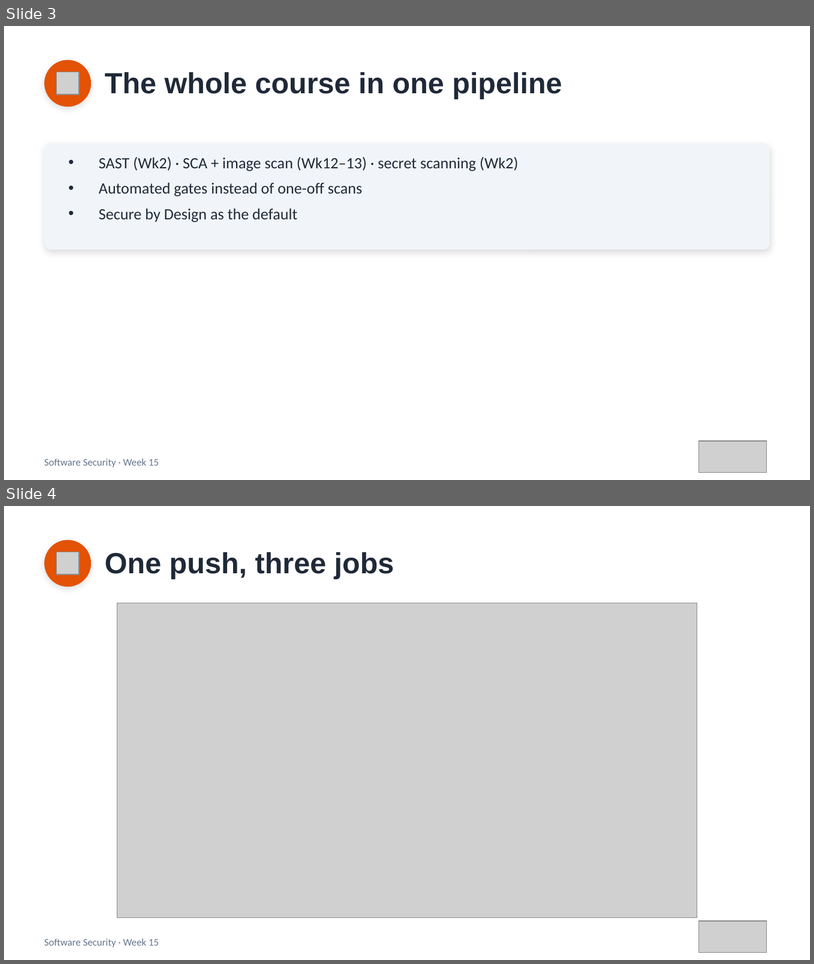
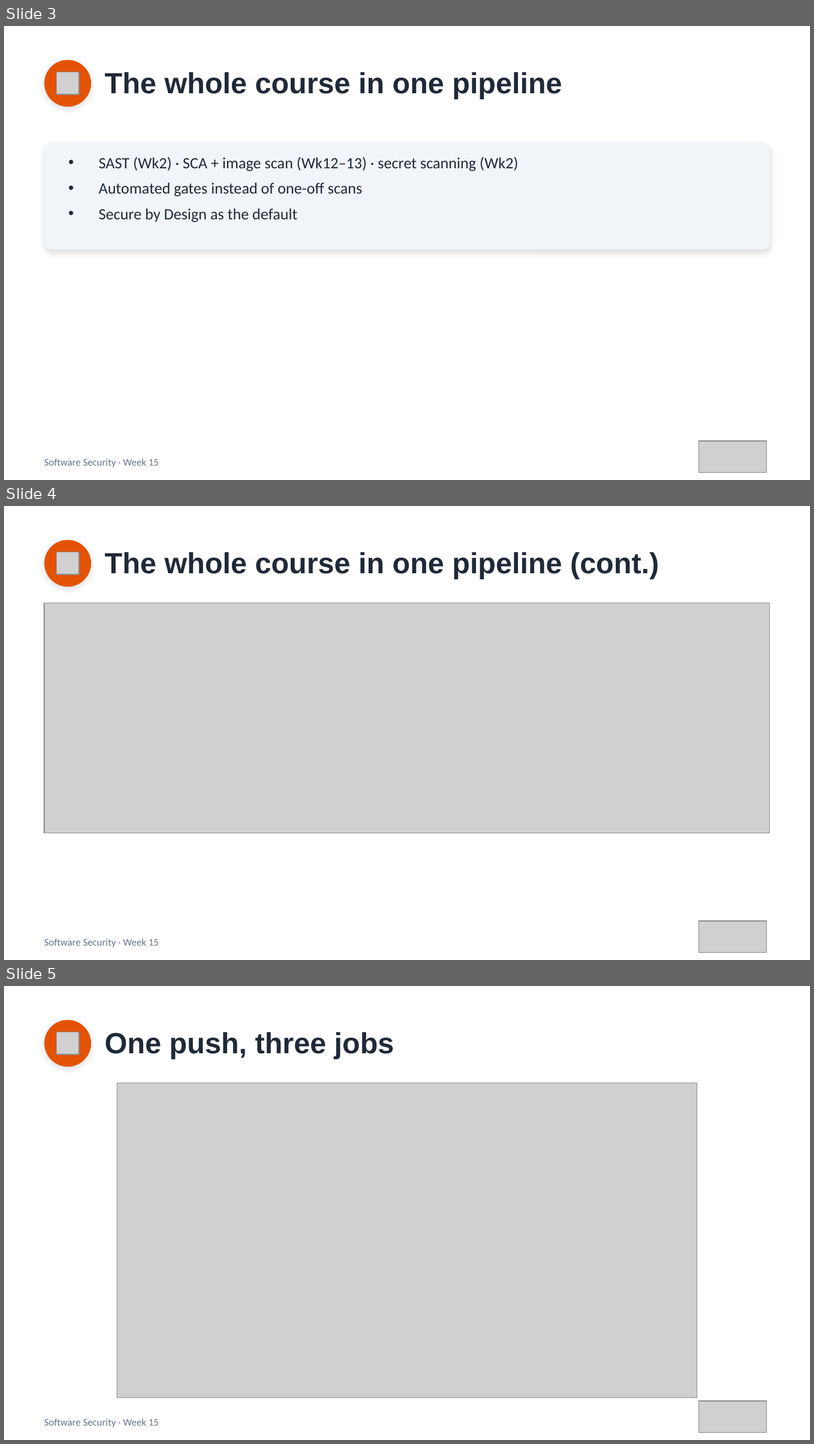
Before and after one commit to 6631503001/software-security, a slide deck: slides/pptx/week15.pptx. Shown one above the other, each under a label of ours: slides 3 and 4 before the commit, slides 3, 4 and 5 after it. The pictures are 814x964 and 814x1444 pixels, drawn with LibreOffice and Linux fonts; fonts in the diff are those of the drawing; grey boxes stand for pictures. Boxes give left, top, right and bottom in pixels: in the first picture for what was removed or moved away, otherwise in the second. Text is boxed around its words. In the diff, an @@ line names an element or a change of style, - is before the commit and + after.

```diff
--- a/slides/pptx/week15.pptx
+++ b/slides/pptx/week15.pptx
@@ slide 4 added at [4, 506, 810, 960], background #FFFFFF @@
@@ ellipse added at [44, 540, 91, 586], fill #E35205 @@
@@ picture added at [56, 552, 79, 574] @@
@@ text added at [105, 552, 659, 579], 26 pt, text #1F2937, bold @@
+The whole course in one pipeline (cont.)
@@ picture added at [44, 603, 770, 832] @@
@@ picture added at [699, 921, 767, 952] @@
@@ text added at [44, 938, 159, 947], 9 pt, text #64748B @@
+Software Security · Week 15
@@ what was slide 4 is now slide 5 @@
```
Also in this commit, not shown: 3 slides changed, 30 other files.
